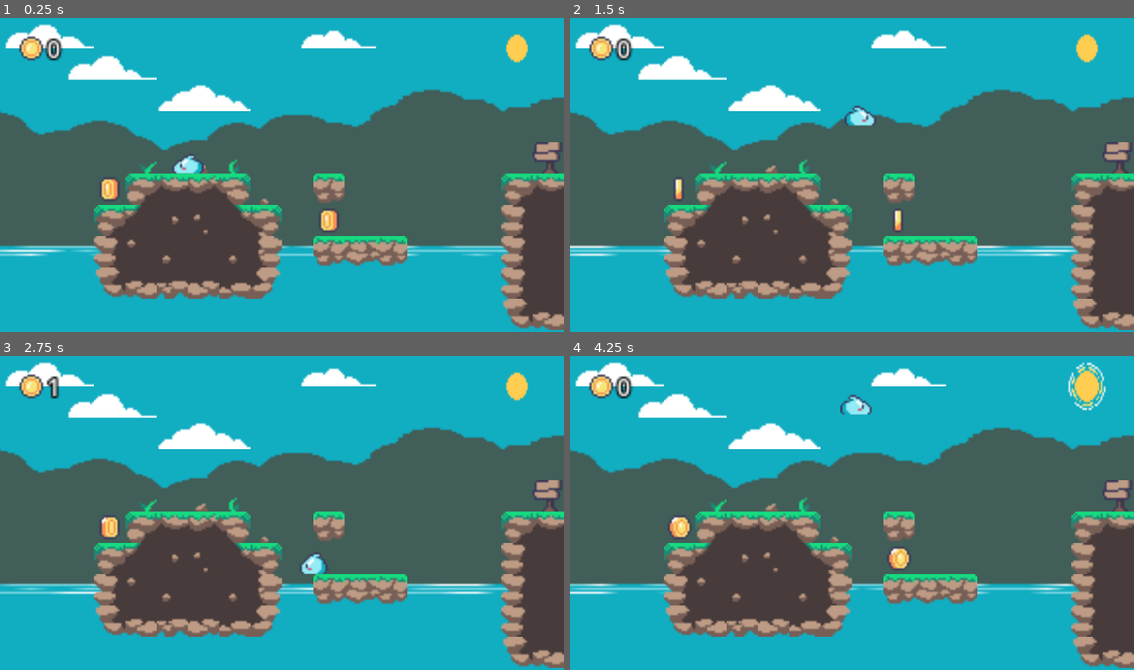
Above: before the commit, frames 1-4 (two rows, left to right).
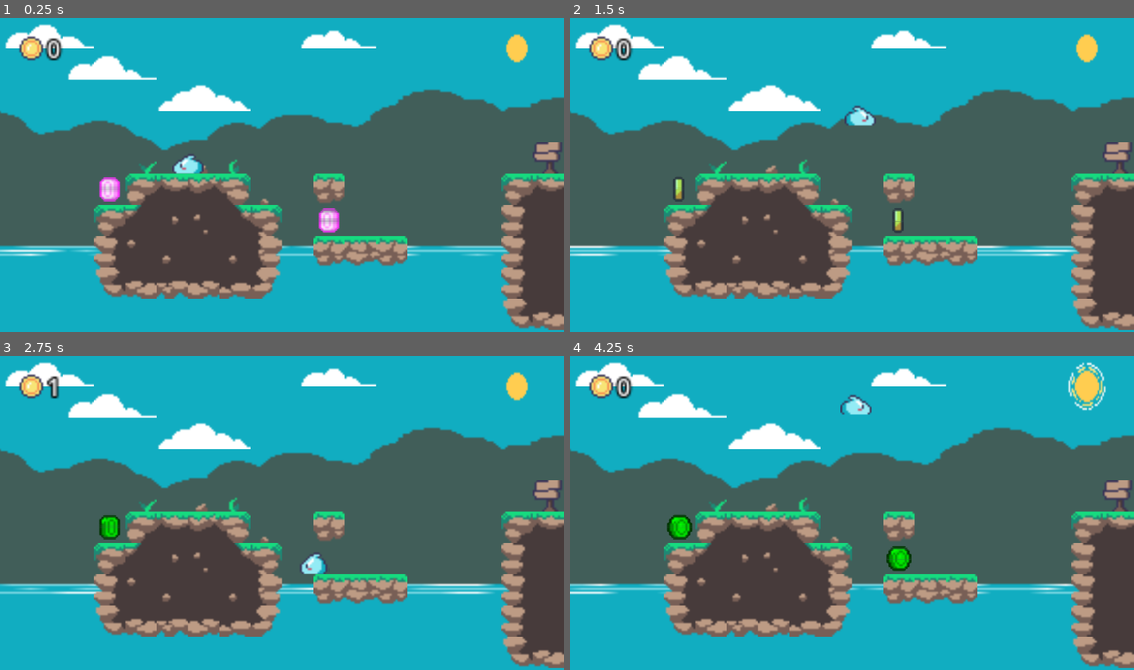
Above: after the commit, the same moments.

Repository: jacmba/godot-2d-platformer-game
Game: Godot game, scene res://scenes/world/stage.tscn
The game is run twice, just before and just after one commit, with the same random seed, the same clock (stepped at 60 frames per second) and the same inputs. The project has no main scene, so this scene is started directly.
Inputs:
- Up to frame 1 (0.25 s): no input
- Up to frame 2 (1.5 s): hold Right (move_right) from 0.53 s (still down); tap Space (jump) at 0.77 s
- Up to frame 3 (2.75 s): tap Space (jump) at 1.52 s; release Right (move_right) at 2.03 s; hold Left (move_left) from 2.03 s (still down)
- Up to frame 4 (4.25 s): release Left (move_left) at 2.78 s; hold Right (move_right) from 2.78 s (still down); tap Space (jump) at 3.02, 3.77 s

The runs differ from the first frame. In frame 1, 0.5% of the frame differs, in the area x 17-61%, y 50-69%; in frame 2, 0.3%; in frame 3, 0.3%; in frame 4, 0.6%.

Commit message:
Coin shader. Change stage when all coins collected

Diff:
--- /dev/null
+++ b/materials/coinMaterial.tres
@@ -0,0 +1,6 @@
+[gd_resource type="ShaderMaterial" load_steps=2 format=3 uid="uid://cftpqa16tsqvg"]
+
+[ext_resource type="Shader" path="res://materials/shaders/shine.gdshader" id="1_qx5r1"]
+
+[resource]
+shader = ExtResource("1_qx5r1")
--- /dev/null
+++ b/materials/shaders/shine.gdshader
@@ -0,0 +1,11 @@
+shader_type canvas_item;
+
+void fragment() {
+	COLOR.r *= cos(TIME) * 10.0;
+	COLOR.b *= cos(TIME) * 10.0;
+	COLOR.a *= sin(TIME) * 10.0 * cos(VERTEX.y);
+
+	if (COLOR.a < 0.0) {
+		COLOR.a *= -1.0;
+	}
+}
--- a/scenes/packed/coin.tscn
+++ b/scenes/packed/coin.tscn
@@ -1,7 +1,23 @@
-[gd_scene load_steps=7 format=3 uid="uid://cjj0s16uapswj"]
+[gd_scene load_steps=8 format=3 uid="uid://cjj0s16uapswj"]
 
+[ext_resource type="Material" uid="uid://cftpqa16tsqvg" path="res://materials/coinMaterial.tres" id="1_gtr1w"]
 [ext_resource type="Texture2D" uid="uid://bbdfsjc0vrx5n" path="res://rocky_roads/Objects/coin_gold.png" id="1_r7bbd"]
 [ext_resource type="Script" path="res://scripts/coin.gd" id="2_rvqcw"]
+
+[sub_resource type="Animation" id="Animation_uiydf"]
+length = 0.001
+tracks/0/type = "value"
+tracks/0/imported = false
+tracks/0/enabled = true
+tracks/0/path = NodePath(".:frame")
+tracks/0/interp = 1
+tracks/0/loop_wrap = true
+tracks/0/keys = {
+"times": PackedFloat32Array(0),
+"transitions": PackedFloat32Array(1),
+"update": 1,
+"values": [0]
+}
 
 [sub_resource type="Animation" id="Animation_do5cl"]
 resource_name = "rotate"
@@ -20,21 +36,6 @@
 "values": [0, 1, 2, 3, 4, 5, 6, 7]
 }
 
-[sub_resource type="Animation" id="Animation_uiydf"]
-length = 0.001
-tracks/0/type = "value"
-tracks/0/imported = false
-tracks/0/enabled = true
-tracks/0/path = NodePath(".:frame")
-tracks/0/interp = 1
-tracks/0/loop_wrap = true
-tracks/0/keys = {
-"times": PackedFloat32Array(0),
-"transitions": PackedFloat32Array(1),
-"update": 1,
-"values": [0]
-}
-
 [sub_resource type="AnimationLibrary" id="AnimationLibrary_6gmeb"]
 _data = {
 "RESET": SubResource("Animation_uiydf"),
@@ -45,6 +46,7 @@
 radius = 8.0
 
 [node name="coin" type="Sprite2D"]
+material = ExtResource("1_gtr1w")
 texture = ExtResource("1_r7bbd")
 hframes = 8
 script = ExtResource("2_rvqcw")
--- a/scenes/world/stage.tscn
+++ b/scenes/world/stage.tscn
@@ -268,9 +268,10 @@
 format = 2
 layer_0/tile_data = PackedInt32Array(196602, 65536, 3, 131070, 327680, 2, 131071, 393216, 2, 196607, 393216, 3, 262138, …(954 unchanged characters)…
 
-[node name="HUD" type="CanvasLayer" parent="." groups=["coin_listeners", "dead_zone_listeners"]]
+[node name="HUD" type="CanvasLayer" parent="." node_paths=PackedStringArray("coin_list") groups=["coin_listeners", "dead_zone_listeners"]]
 follow_viewport_enabled = true
 script = ExtResource("4_t5sev")
+coin_list = NodePath("../Objects/Coins")
 
 [node name="CoinCounter" type="Label" parent="HUD"]
 offset_left = -120.0
--- a/scripts/inventory.gd
+++ b/scripts/inventory.gd
@@ -1,12 +1,18 @@
 extends Node
+
+@export var coin_list: Node
 
 var coins = 0
 
 @onready var coin_counter: Label = $CoinCounter
+@onready var stage_coins = coin_list.get_child_count()
 
 func _on_coin_collected():
 	coins += 1
 	coin_counter.text = str(coins)
 
+	if coins == stage_coins:
+		get_tree().change_scene_to_file("res://scenes/world/stage.tscn")
+
 func _on_dead_zone_entered():
 	get_tree().reload_current_scene()
